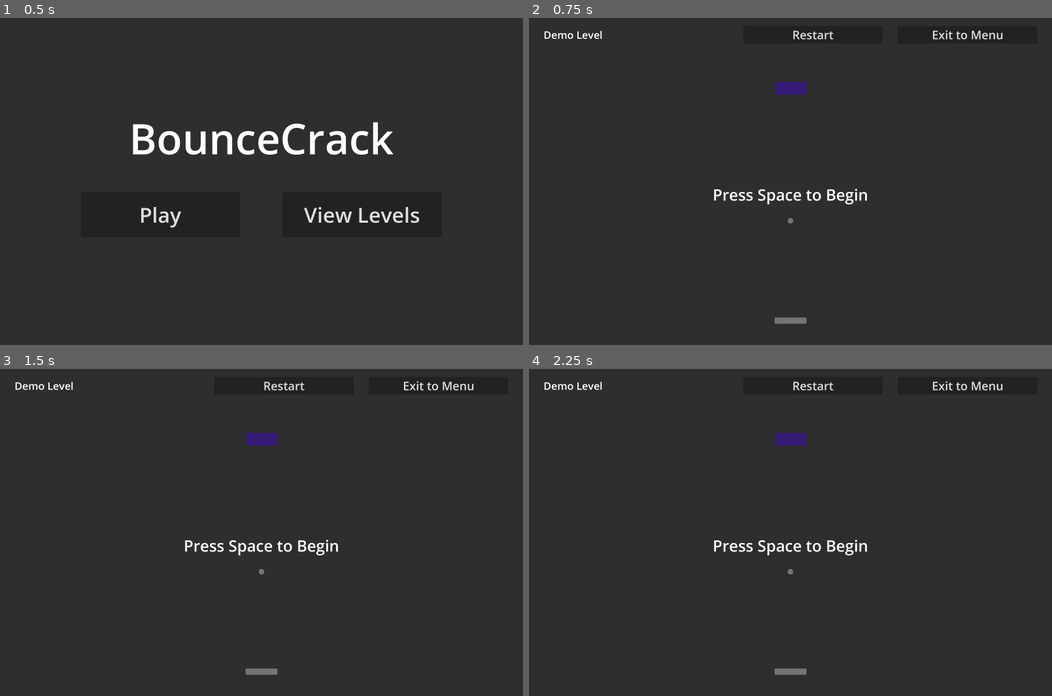
Above: before the commit, frames 1-4 (two rows, left to right).
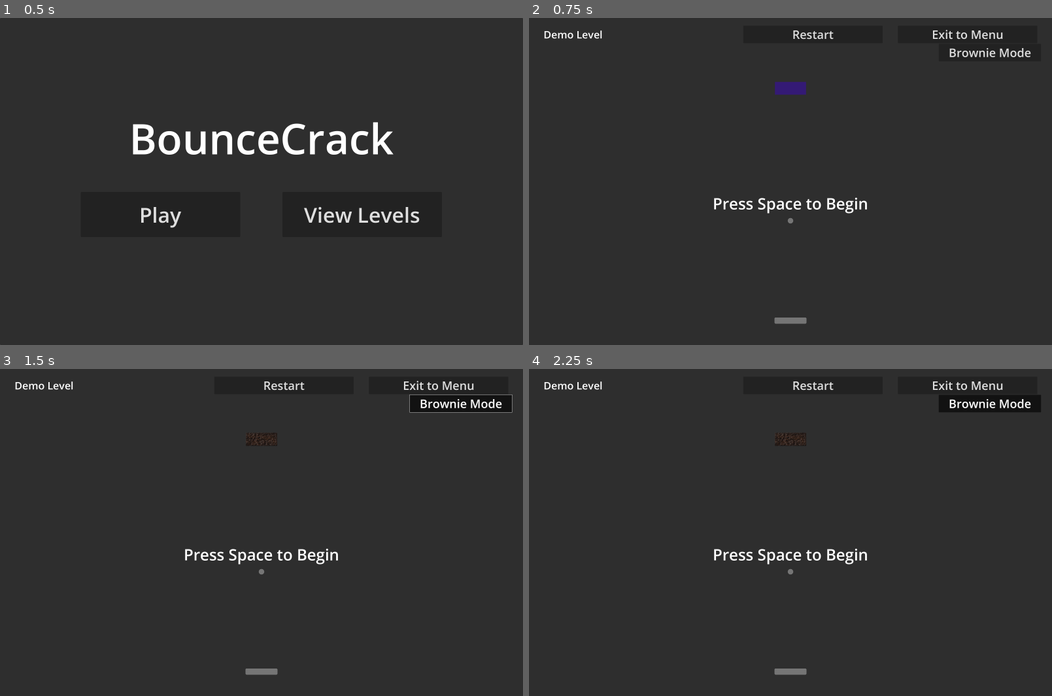
Above: after the commit, the same moments.

Repository: acmattson3/bounce-crack
Game: Godot game, scene res://menu/menu.tscn
Same seed, same stepped clock (60 frames per second), same inputs: the game is played once before the commit and once after it.
Inputs (mouse positions are in pixels of both pictures, inside the frame that each line leads up to):
- Up to frame 1 (0.5 s): no input
- Up to frame 2 (0.75 s): click "Play" at 0.5 s
- Up to frame 3 (1.5 s): click (460, 404) at 1.25 s, where only the run after the commit has a clickable "Brownie Mode"
- Up to frame 4 (2.25 s): click "Restart" at 2 s

Frame 1 is identical in both runs. In frame 2, 1.3% of the frame differs, in the area x 2-96%, y 3-60%; in frame 3, 2.4%, in the area x 2-98%, y 3-60%; in frame 4, 2.3%.

Commit message:
Added brownie toggle. Fixed minor issues in code (instantiating unneeded power up, unneeded translations).

Diff:
--- a/bouncecrack/blocks/breakable_block.gd
+++ b/bouncecrack/blocks/breakable_block.gd
@@ -2,6 +2,19 @@
 class_name BreakableBlock
 
 var broken: bool = false
+
+func _ready():
+	EventHandler.toggle_brownies.connect(_on_toggle_brownies)
+	if EventHandler.brownie_mode:
+		_on_toggle_brownies(true)
+
+func _on_toggle_brownies(do_brownies):
+	if do_brownies:
+		$BrownieBlock.show()
+		$BluePurpleBlock.hide()
+	else:
+		$BrownieBlock.hide()
+		$BluePurpleBlock.show()
 
 func break_block():
 	if not broken:
--- a/bouncecrack/event_handler.gd
+++ b/bouncecrack/event_handler.gd
@@ -6,6 +6,8 @@
 var _levels: Array = []
 
 # Game signals
+signal toggle_brownies(do_brownies)
+var brownie_mode: bool = false
 signal block_broken(location)
 signal create_ball(location, direction, speed) # Emit me to make a new ball!
 signal game_over(game_won)
@@ -19,6 +21,10 @@
 	fill_levels()
 	block_broken.connect(_on_block_broken)
 	game_over.connect(_on_game_over)
+	toggle_brownies.connect(_on_toggle_brownies)
+
+func _on_toggle_brownies(do_brownies):
+	brownie_mode = do_brownies
 
 func _on_block_broken(_location):
 	score += 1
--- a/bouncecrack/levels/base_level.gd
+++ b/bouncecrack/levels/base_level.gd
@@ -66,7 +66,7 @@
 			spawn_power_up(location)
 
 func spawn_power_up(location := Vector2.ZERO):
-	var new_power_up = ball_power_up_scene.instantiate()
+	var new_power_up = null
 
 	var rand_result = randi_range(1, POWER_UP_TYPES)
 
@@ -77,9 +77,10 @@
 	elif (rand_result == 3):
 		new_power_up = paddle_size_power_up_scene.instantiate()
 
-	new_power_up.global_position = location
-	# Can add logic here to change power up parameters in overwrites of this function.
-	$PowerUps.add_child.call_deferred(new_power_up)
+	if new_power_up:
+		new_power_up.global_position = location
+		# Can add logic here to change power up parameters in overwrites of this function.
+		$PowerUps.add_child.call_deferred(new_power_up)
 
 func spawn_rainbow(location := Vector2.ZERO):
 	var confetti = sparkle_scene.instantiate()
--- a/bouncecrack/pause/pause.gd
+++ b/bouncecrack/pause/pause.gd
@@ -11,6 +11,8 @@
 	if Engine.is_editor_hint():
 		return # Allows us to use @tool without breaking the editor
 	process_mode = PROCESS_MODE_ALWAYS # We are unaffected by pausing the scene tree.
+	if EventHandler.brownie_mode:
+		$VBoxContainer/HBoxContainer2/ToggleBrownies.set_pressed_no_signal(true)
 	get_tree().paused = true
 
 # Called every frame. 'delta' is the elapsed time since the previous frame.
@@ -30,3 +32,6 @@
 
 func _on_restart_level_pressed() -> void:
 	get_parent()._on_restart_button_pressed() # Cursed
+
+func _on_toggle_brownies_toggled(toggled_on: bool) -> void:
+	EventHandler.toggle_brownies.emit(toggled_on)
--- a/bouncecrack/pause/pause.tscn
+++ b/bouncecrack/pause/pause.tscn
@@ -59,6 +59,28 @@
 size_flags_vertical = 3
 size_flags_stretch_ratio = 0.1
 
+[node name="HBoxContainer2" type="HBoxContainer" parent="VBoxContainer"]
+layout_mode = 2
+
+[node name="Spacer3" type="Control" parent="VBoxContainer/HBoxContainer2"]
+layout_mode = 2
+size_flags_horizontal = 3
+size_flags_vertical = 3
+size_flags_stretch_ratio = 4.0
+
+[node name="ToggleBrownies" type="Button" parent="VBoxContainer/HBoxContainer2"]
+layout_mode = 2
+size_flags_horizontal = 3
+theme_override_font_sizes/font_size = 72
+toggle_mode = true
+text = "Brownie Mode"
+
+[node name="Spacer4" type="Control" parent="VBoxContainer/HBoxContainer2"]
+layout_mode = 2
+size_flags_horizontal = 3
+size_flags_vertical = 3
+size_flags_stretch_ratio = 0.1
+
 [node name="Spacer2" type="Control" parent="VBoxContainer"]
 layout_mode = 2
 size_flags_vertical = 3
@@ -80,3 +102,4 @@
 
 [connection signal="pressed" from="VBoxContainer/HBoxContainer/RestartLevel" to="." method="_on_restart_level_pressed"]
 [connection signal="pressed" from="VBoxContainer/HBoxContainer/ExitToMenuButton2" to="." method="_on_exit_to_menu_button_pressed"]
+[connection signal="toggled" from="VBoxContainer/HBoxContainer2/ToggleBrownies" to="." method="_on_toggle_brownies_toggled"]
--- a/bouncecrack/power_up/paddle_size_power_up.tscn
+++ b/bouncecrack/power_up/paddle_size_power_up.tscn
@@ -10,6 +10,5 @@
 [node name="PaddleWidthPowerUp" type="Sprite2D" parent="." index="2"]
 visible = false
 use_parent_material = true
-position = Vector2(-1, -3)
 scale = Vector2(0.3175, 0.3175)
 texture = ExtResource("2_rwc77")
--- a/bouncecrack/power_up/paddle_speed_power_up.tscn
+++ b/bouncecrack/power_up/paddle_speed_power_up.tscn
@@ -10,6 +10,5 @@
 [node name="PaddlePowerUp" type="Sprite2D" parent="." index="2"]
 visible = false
 use_parent_material = true
-position = Vector2(5.96046e-08, 5)
 scale = Vector2(0.31, 0.31)
 texture = ExtResource("3_w2p6q")
--- a/bouncecrack/power_up/power_up.tscn
+++ b/bouncecrack/power_up/power_up.tscn
@@ -18,7 +18,6 @@
 font_size = 100
 
 [node name="power_up" type="Area2D"]
-position = Vector2(1, 1)
 script = ExtResource("1_bn4qf")
 
 [node name="PowerUp" type="Sprite2D" parent="."]
@@ -27,14 +26,13 @@
 texture = ExtResource("1_1gfil")
 
 [node name="CollisionShape2D" type="CollisionShape2D" parent="."]
-position = Vector2(-0.5, 0.5)
 shape = SubResource("RectangleShape2D_kx0bn")
 
 [node name="Label" type="Label" parent="."]
-offset_left = -22.0
-offset_top = -68.0
-offset_right = 23.0
-offset_bottom = 69.0
+offset_left = -22.5
+offset_top = -68.5
+offset_right = 22.5
+offset_bottom = 68.5
 text = "?"
 label_settings = SubResource("LabelSettings_vqrps")
 horizontal_alignment = 1
--- a/bouncecrack/power_up/spawn_ball_power_up.tscn
+++ b/bouncecrack/power_up/spawn_ball_power_up.tscn
@@ -11,6 +11,5 @@
 [node name="BallPowerUp" type="Sprite2D" parent="." index="2"]
 visible = false
 use_parent_material = true
-position = Vector2(-1, 7)
 scale = Vector2(0.315, 0.315)
 texture = ExtResource("3_ldoii")
Not shown: 1 places in bouncecrack/power_up/paddle_size_power_up.tscn that only renumber resources
Not shown: 1 places in bouncecrack/power_up/paddle_speed_power_up.tscn that only renumber resources
